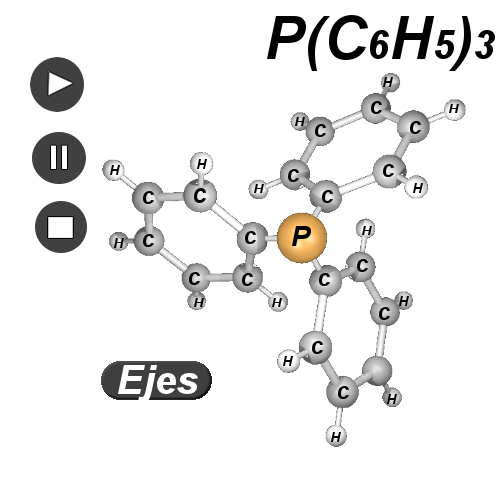
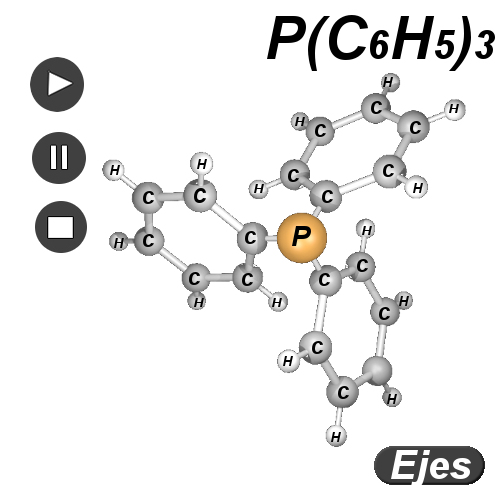
Two versions of the same layered image (500 × 500). Layer-by-layer changes:
painted on "Botones" over [101, 361, 485, 485]
